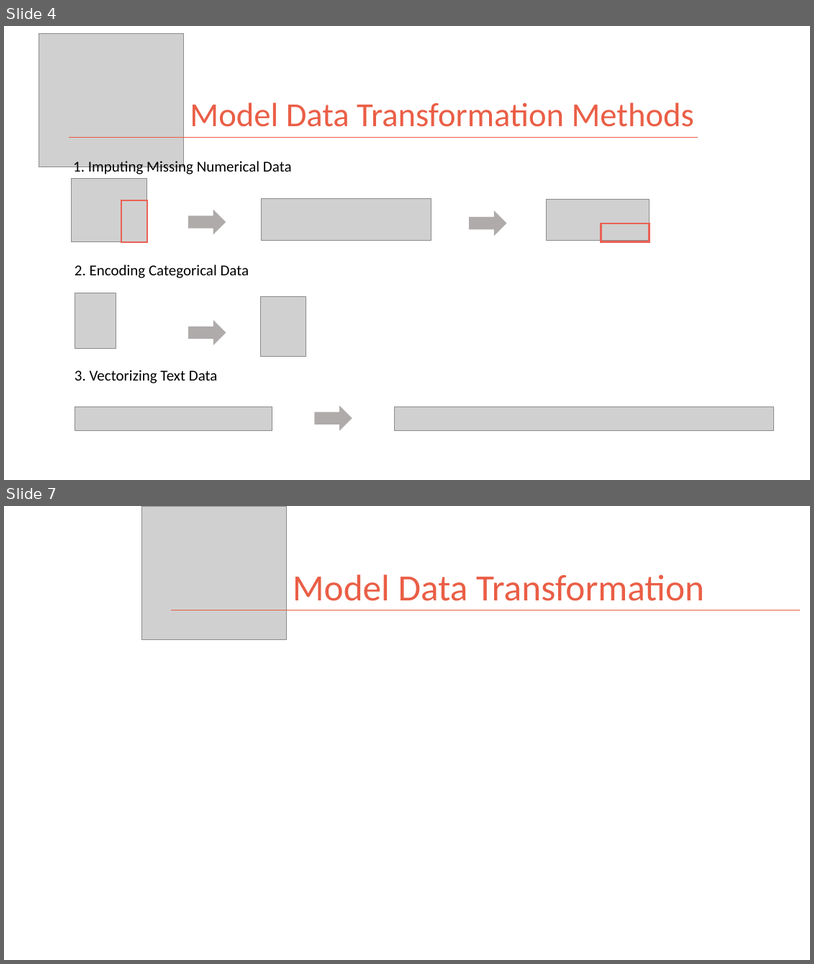
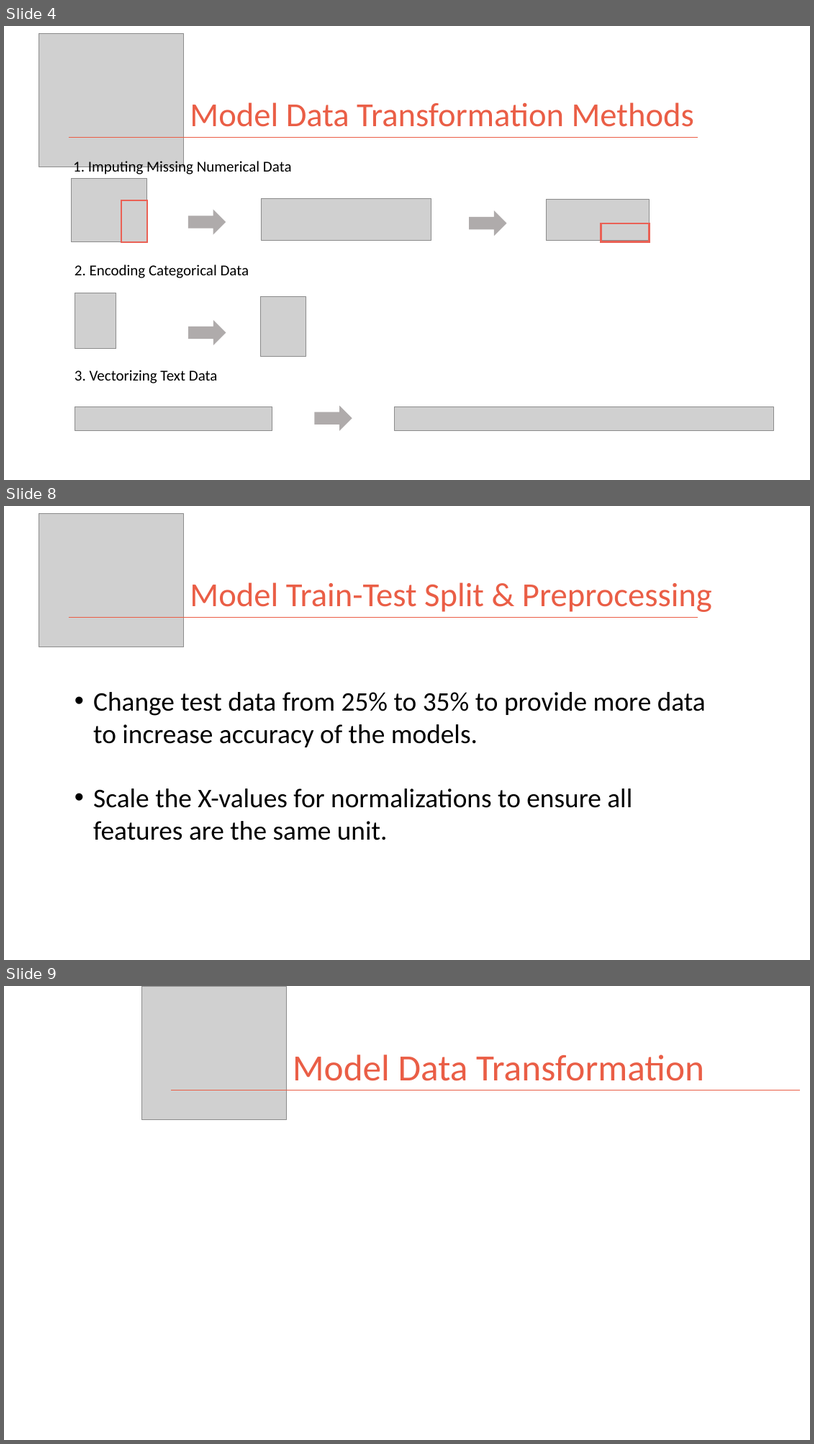
Before and after one commit to kman4/AirbnbPredictions, a slide deck: Airbnb Price Predictions (Model).pptx. Shown one above the other, each under a label of ours: slides 4 and 7 before the commit, slides 4, 8 and 9 after it; the slides between them are not shown. The pictures are 814x964 and 814x1444 pixels, drawn with LibreOffice and Linux fonts; fonts in the diff are those of the drawing; grey boxes stand for pictures. Boxes give left, top, right and bottom in pixels: in the first picture for what was removed or moved away, otherwise in the second. Text is boxed around its words. In the diff, an @@ line names an element or a change of style, - is before the commit and + after.

```diff
--- a/Airbnb Price Predictions (Model).pptx
+++ b/Airbnb Price Predictions (Model).pptx
@@ slide 8 added at (4,506,810,960), background #FFFFFF @@
@@ picture added at (39,513,184,647) @@
@@ title added at (190,582,712,612), 40 pt, text #EA5E46 @@
+Model Train-Test Split & Preprocessing
@@ line added from (69, 618) to (699, 618), #EA5E46 1 pt @@
@@ text added at (93,692,706,840), 32 pt, text #000000 @@
+• Change test data from 25% to 35% to provide more data to increase accuracy of the models.
+• Scale the X-values for normalizations to ensure all features are the same unit.
@@ what was slide 7 is now slide 9 @@
```
Also in this commit, not shown: 1 slide changed, 2 other slides added, 1 slide removed, 1 other file.
